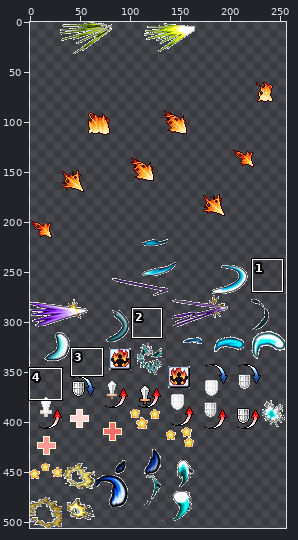
One commit to this sprite sheet: Gdx002-android/assets/data/game/effect/skilleffect.png. Above, an overview of the earlier version with the close-up marked.
Close-up. Before the commit:
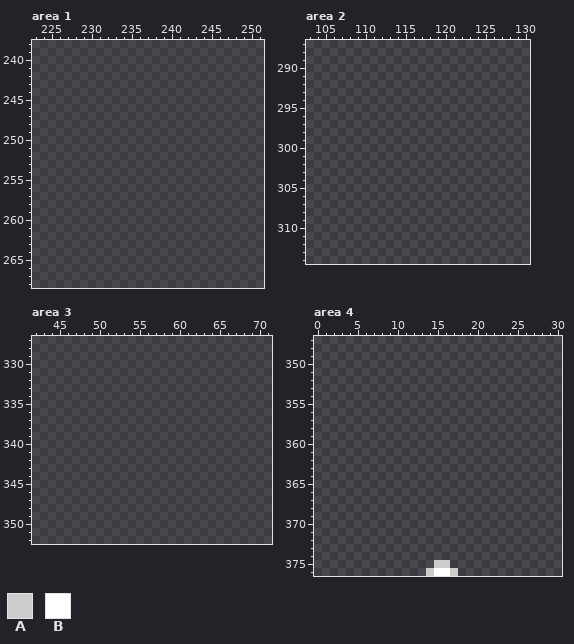
The file is 256x506 pixels. Colours within 5 levels of each other are drawn and written as one. Shown: area 1: x 223..251, y 238..268; area 2: x 103..130, y 287..314; area 3: x 42..71, y 327..352; area 4: x 0..30, y 347..376. The old version is drawn lined up with the new one.
Palette (. is transparent): A #cccccc  B #ffffff
Pixels before, area 4, first column x 14:
375 .AA.
376 ABBA
After:
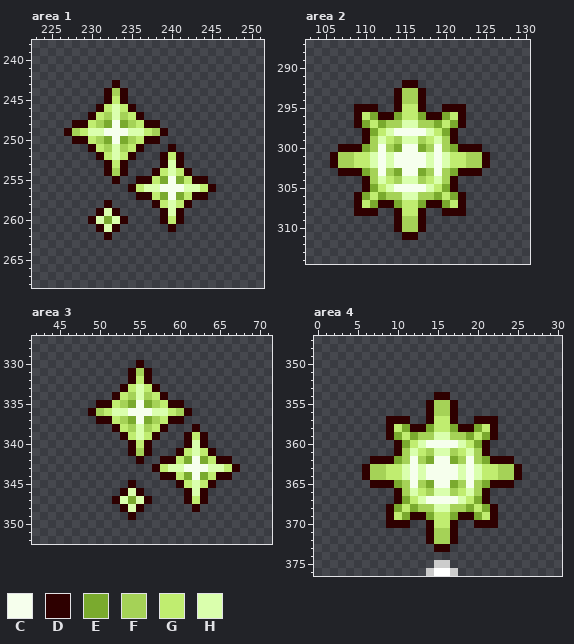
Colours new in this view: C #f6ffed  D #2e0000  E #7aaa2e  F #a5d257  G #c0ed70  H #daffad
Change:
drawings rearranged on the sheet (the old picture shows each at its new place)
Changed rows in their new state; - is an unchanged pixel.
Area 1:
first column x 227:
243 ------D------------
244 -----DFD-----------
245 -----DGD-----------
246 ----DGHGD----------
247 ---DGFHFGD---------
248 -DDGFECEFGDD-------
249 DFGHHCCCHHGFD------
250 -DDGFECEFGDD-------
251 ---DGFHFGD---D-----
252 ----DGHGD---DGD----
253 -----DGD----DHD----
254 -----DFD---DGHGD---
255 ------D--DDGECEGDD-
256 --------DGHHCCCHHGD
257 ---------DDGECEGDD-
258 -----D-----DGHGD---
259 ----DHD-----DHD----
260 ---DHEHD----DGD----
261 ----DHD------D-----
262 -----D-------------
Area 2:
first column x 106:
292 ---------DD---------
293 --------DFFD--------
294 --------DFFD--------
295 ---DDD--DGGD--DDD---
296 ---DGEDDEGGEDDEGD---
297 ---DEGEFFHHFFEGED---
298 ----DEGHCCCCHGED----
299 ----DFHGFHHFGHFD----
300 -DDDEFCFECCEFCFEDDD-
301 DFFGGHCHCCCCHCHGGFFD
302 DFFGGHCHCCCCHCHGGFFD
303 -DDDEFCFECCEFCFEDDD-
304 ----DFHGFHHFGHFD----
305 ----DEGHCCCCHGED----
306 ---DEGEFFHHFFEGED---
307 ---DGEDDEGGEDDEGD---
308 ---DDD--DGGD--DDD---
309 --------DFFD--------
310 --------DFFD--------
311 ---------DD---------
Area 3:
first column x 49:
330 ------D------------
331 -----DFD-----------
332 -----DGD-----------
333 ----DGHGD----------
334 ---DGFHFGD---------
335 -DDGFECEFGDD-------
336 DFGHHCCCHHGFD------
337 -DDGFECEFGDD-------
338 ---DGFHFGD---D-----
339 ----DGHGD---DGD----
340 -----DGD----DHD----
341 -----DFD---DGHGD---
342 ------D--DDGECEGDD-
343 --------DGHHCCCHHGD
344 ---------DDGECEGDD-
345 -----D-----DGHGD---
346 ----DHD-----DHD----
347 ---DHEHD----DGD----
348 ----DHD------D-----
349 -----D-------------
Area 4:
first column x 6:
354 ---------DD---------
355 --------DFFD--------
356 --------DFFD--------
357 ---DDD--DGGD--DDD---
358 ---DGEDDEGGEDDEGD---
359 ---DEGEFFHHFFEGED---
360 ----DEGHCCCCHGED----
361 ----DFHGFHHFGHFD----
362 -DDDEFCFECCEFCFEDDD-
363 DFFGGHCHCCCCHCHGGFFD
364 DFFGGHCHCCCCHCHGGFFD
365 -DDDEFCFECCEFCFEDDD-
366 ----DFHGFHHFGHFD----
367 ----DEGHCCCCHGED----
368 ---DEGEFFHHFFEGED---
369 ---DGEDDEGGEDDEGD---
370 ---DDD--DGGD--DDD---
371 --------DFFD--------
372 --------DFFD--------
373 ---------DD---------
Pixel boxes of the changes (left, top, right, bottom) in both close-ups:
added: (64, 80, 216, 240)
added: (330, 80, 490, 240)
added: (88, 360, 240, 520)
added: (362, 392, 522, 552)
